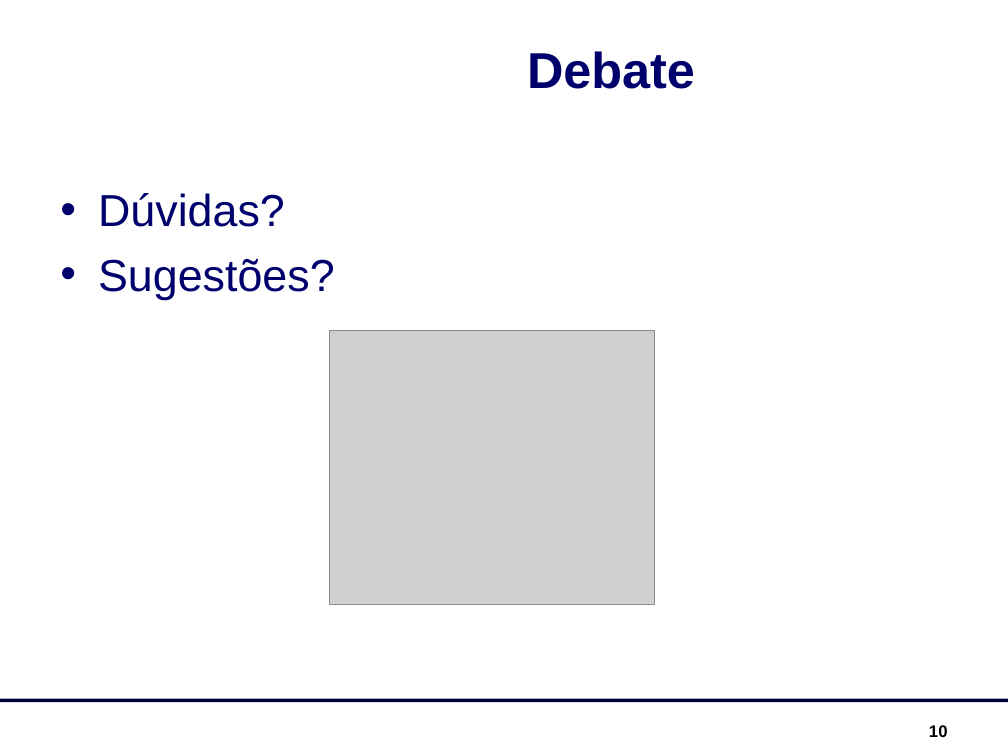
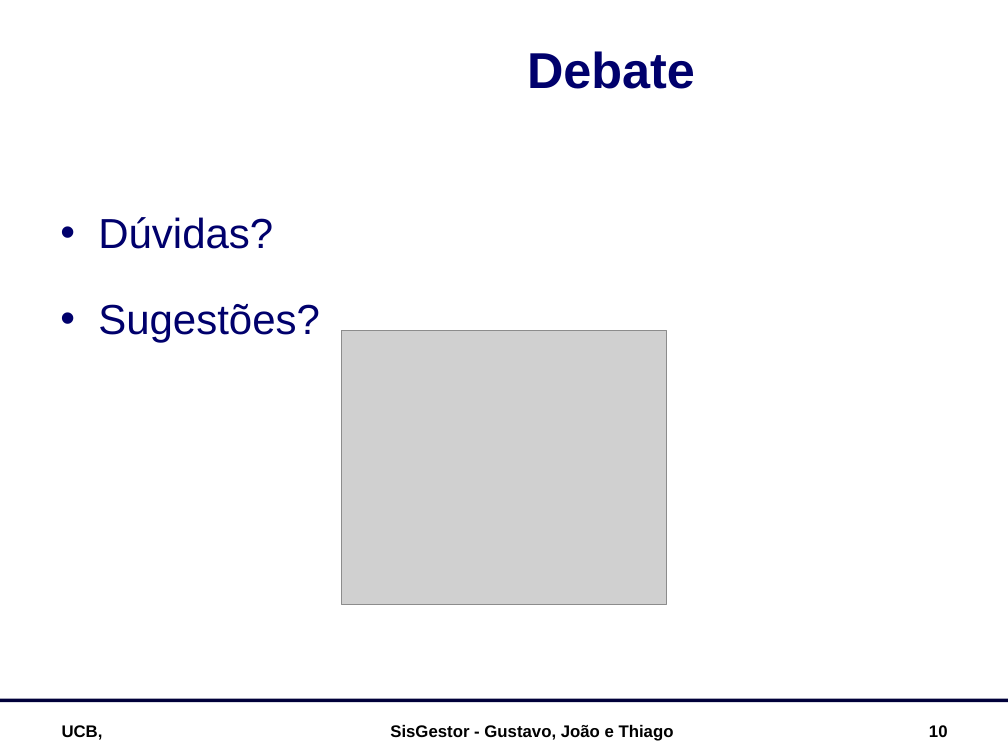
Before and after one commit to luciahsp/sisgestor, a slide deck: slide 10 of documentacao/SisGestor_Apresentação.ppt. Drawn at 1008x756 pixels with LibreOffice and Linux fonts; fonts in the diff are those of the drawing; grey boxes stand for pictures; background and template pictures are left out. Boxes give left, top, right and bottom in pixels: in the first picture for what was removed or moved away, otherwise in the second. Text is boxed around its words. In the diff, an @@ line names an element or a change of style, - is before the commit and + after.

```diff
--- a/documentacao/SisGestor_Apresentação.ppt
+++ b/documentacao/SisGestor_Apresentação.ppt
@@ text "Dúvidas?" at box(98, 217, 320, 343): size 32 to 30 pt; line spacing 1 to 1.5 @@
@@ picture: place and size @@
-picture at box(330, 331, 655, 605)
+picture at box(342, 331, 667, 605)
@@ text added at box(62, 725, 103, 740), 12 pt, text #000000, bold @@
+UCB,
@@ text added at box(390, 725, 674, 741), 12 pt, text #000000, bold @@
+SisGestor - Gustavo, João e Thiago
```
Also in this commit, not shown: 6 other slides changed, 3 slides added, 3 slides removed, 1 other file.
